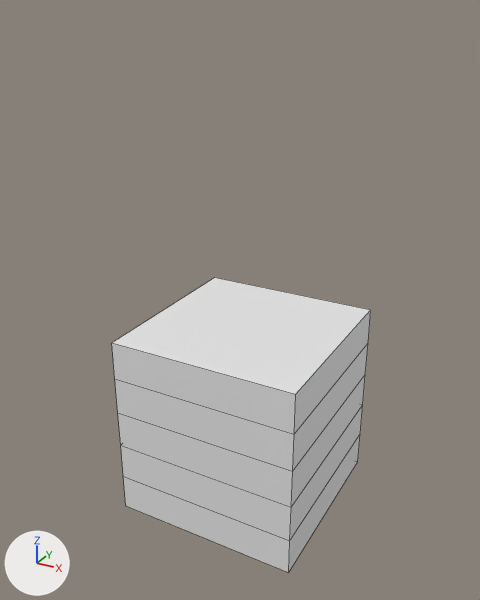
The Blender file rct2/scenery/Jungle Theming/tjt2_Tree/tjt2_V001.blend, before and after one commit.
Camera for both pictures: a camera (50 mm lens) standing at (5.91, -11.1, 10.17) and looking at (-0.11, -0.16, 4.7). Lighting does not change. The marker at lower left points along +X, +Y and +Z. The first picture is the older version. Mesh edges are drawn as thin lines. The same objects are shown in both versions, whatever each file hides.
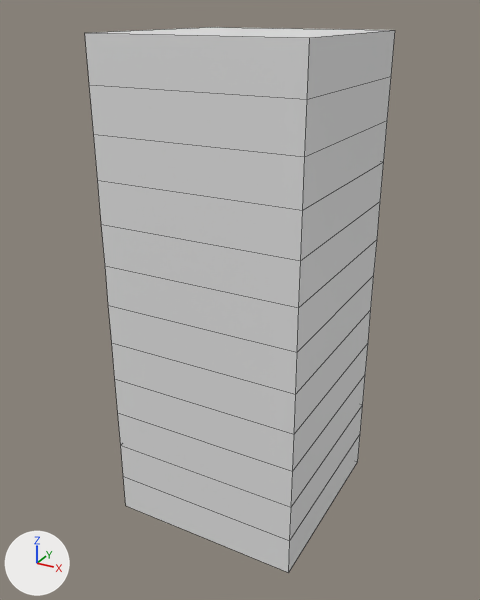
Changed parts and their boxes (x1, y1, x2, y2) in the pictures (480 x 600 px):
'Cube.001', modifiers changed (20% wider, 85% taller): before (112, 278, 371, 573); after (85, 27, 395, 573)

The change, as a list of edits to the scene's bpy script:
```text
Change ob_cube_001:
    where _m = ob_cube_001.modifiers.new('Array', 'ARRAY')
    _m.count: 5 -> 12
```
